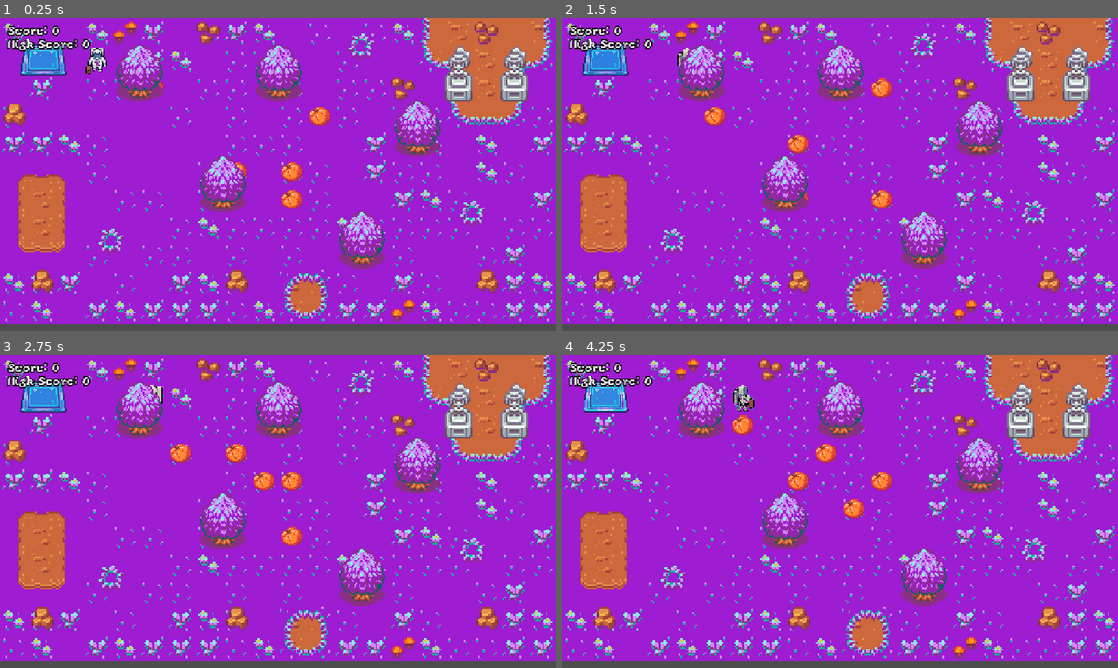
Above: before the commit, frames 1-4 (two rows, left to right).
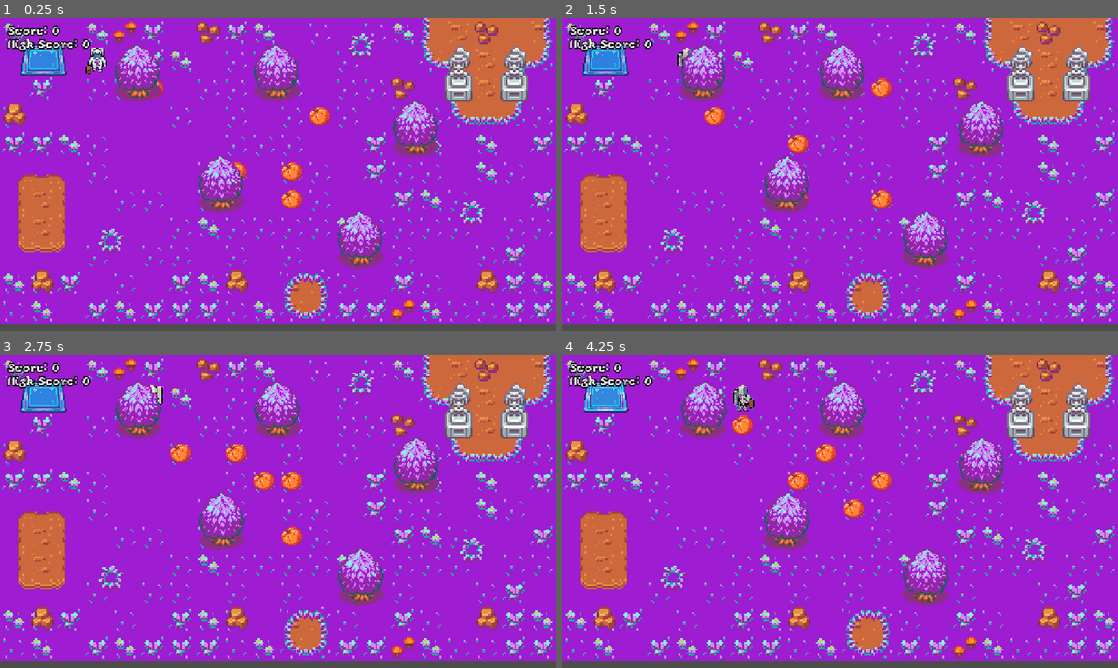
Above: after the commit, the same moments.

Repository: lolkat247/jam-at-the-space-bar
Game: Godot game, scene res://overworld/test_overworld.tscn
The game is run twice, just before and just after one commit, with the same random seed, the same clock (stepped at 60 frames per second) and the same inputs. This scene is started directly instead of the project's main scene. Sound files missing from this copy of the repository are replaced by a short silence.
Inputs:
- Up to frame 1 (0.25 s): no input
- Up to frame 2 (1.5 s): hold Space (space_press) 0.53-1.28 s; hold Right (arrow_right) from 0.53 s (still down); tap Up (arrow_up) at 0.77 s; tap Space (space_press) at 1.35 s
- Up to frame 3 (2.75 s): tap Up (arrow_up) at 1.52 s; release Right (arrow_right) at 2.03 s; hold Left (arrow_left) from 2.03 s (still down); hold Space (space_press) from 2.03 s (still down)
- Up to frame 4 (4.25 s): release Left (arrow_left) at 2.78 s; release Space (space_press) at 2.78 s; hold Right (arrow_right) from 2.78 s (still down); tap Space (space_press) at 2.85 s; tap Up (arrow_up) at 3.02, 3.77 s; hold Space (space_press) from 3.53 s (still down)

The runs differ from the first frame. In frame 1, 3.6% of the frame differs, in the area x 20-80%, y 8-81%; in frame 2, 3.3%; in frame 3, 3.1%; in frame 4, 3.7%, in the area x 21-80%, y 8-81%.

Commit message:
Add beat-synced tree sway in overworld
Trees bob left and right on each beat with smooth interpolation,
pivoting from upper trunk. Also includes end_screen uid file.

Co-Authored-By: Claude Opus 4.6 (1M context) <noreply@anthropic.com>

Diff:
--- a/overworld/Tree.tscn
+++ b/overworld/Tree.tscn
@@ -1,5 +1,6 @@
 [gd_scene format=4 uid="uid://cu36dfj1v6n3u"]
 
+[ext_resource type="Script" path="res://overworld/tree.gd" id="0_script"]
 [ext_resource type="Texture2D" uid="uid://6a106r17rn7d" path="res://sprites/Solaria Demo Update og copy.png" id="1_47g53"]
 [ext_resource type="Texture2D" uid="uid://cwb8t47r644ou" path="res://sprites/alien-world.png" id="2_t0abo"]
 
@@ -754,6 +755,7 @@
 
 [node name="Tree" type="Area2D" unique_id=674090354]
 collision_layer = 2
+script = ExtResource("0_script")
 
 [node name="TileMapLayer" type="TileMapLayer" parent="." unique_id=1604042246]
 tile_map_data = PackedByteArray("AAAAAP3/AQAHAAAAAAAAAP7/AQAHAAEAAAAAAP//AQAHAAIAAAABAP3/AQAIAAAAAAABAP7/AQAIAAEAAAABAP//AQAIAAIAAAACAP3/AQAJAAAAAAACAP7/AQAJAAEAAAACAP//AQAJAAIAAAA=")
--- /dev/null
+++ b/overworld/tree.gd
@@ -0,0 +1,24 @@
+extends Area2D
+
+var _pivot: Node2D
+var _target_angle: float = 0.0
+var _sway_direction: float = 1.0
+
+func _ready() -> void:
+	BeatClock.beat.connect(_on_beat)
+	_pivot = Node2D.new()
+	_pivot.position = $TileMapLayer.position + Vector2(24, 12)
+	add_child(_pivot)
+	var tilemap = $TileMapLayer
+	remove_child(tilemap)
+	_pivot.add_child(tilemap)
+	tilemap.position = Vector2(-24, -12)
+
+
+func _on_beat() -> void:
+	_sway_direction *= -1.0
+	_target_angle = deg_to_rad(3.0) * _sway_direction
+
+
+func _process(delta: float) -> void:
+	_pivot.rotation = lerp(_pivot.rotation, _target_angle, 1.0 - exp(-8.0 * delta))
Not shown, added: overworld/tree.gd.uid
